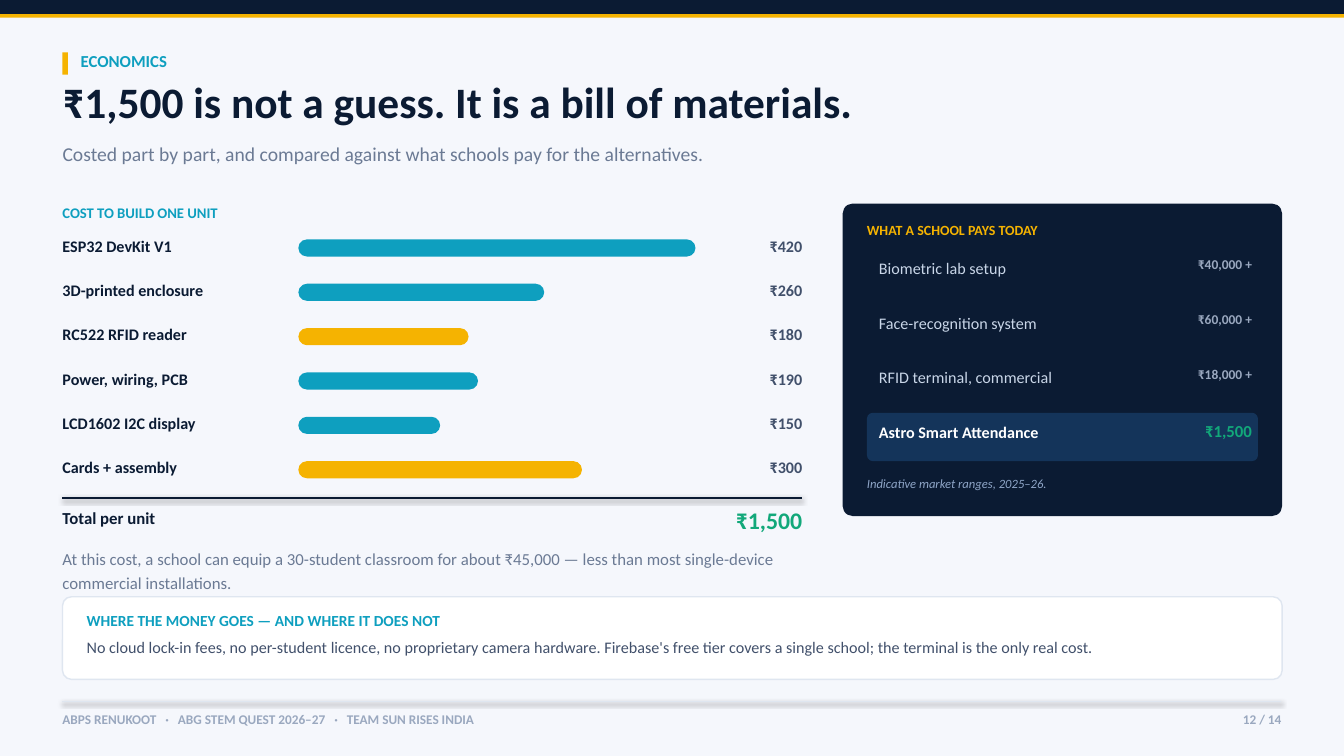
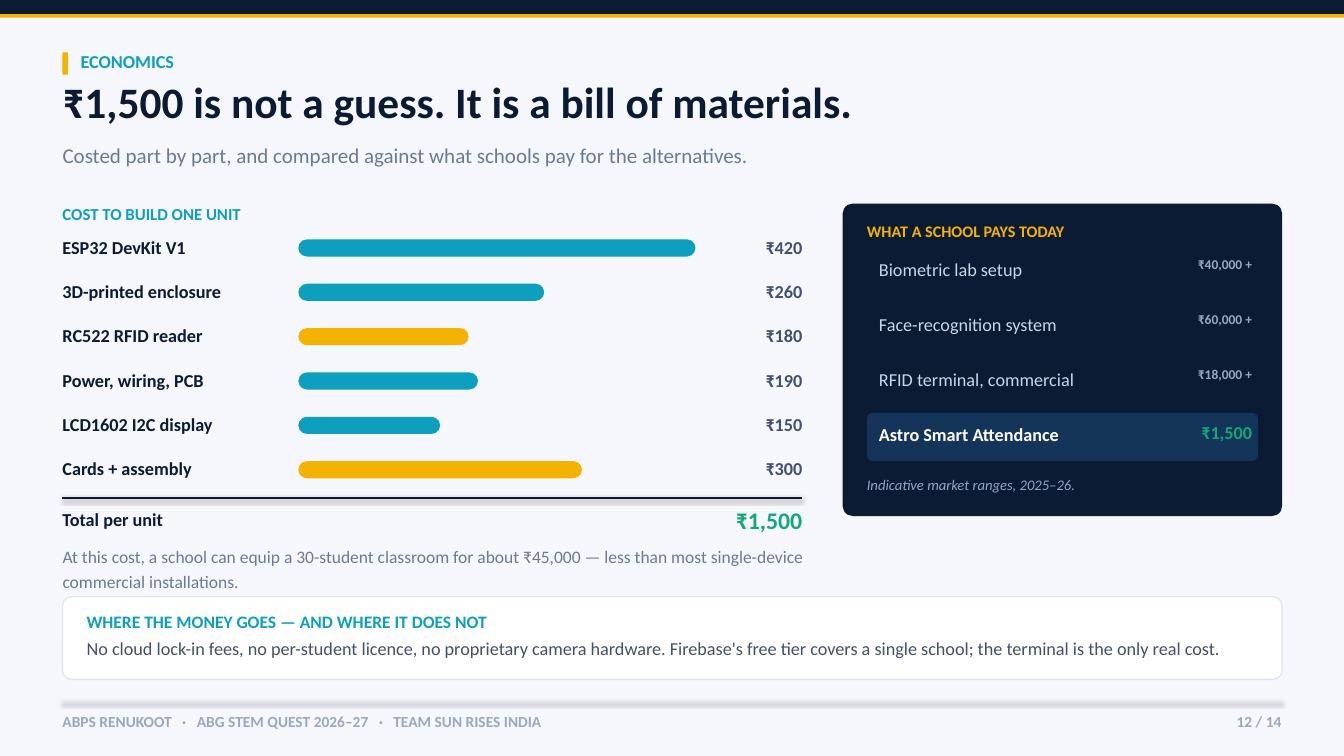
Before and after one commit to durgeshriyaconstruction-sketch/astro-smart-attendance, a slide deck: slide 12 of Astro_Smart_Attendance_Team_Sun_Rises_India.pptx. Drawn at 1344x756 pixels with LibreOffice and Linux fonts; fonts in the diff are those of the drawing. Boxes give left, top, right and bottom in pixels: in the first picture for what was removed or moved away, otherwise in the second. Text is boxed around its words. In the diff, an @@ line names an element or a change of style, - is before the commit and + after.

```diff
--- a/Astro_Smart_Attendance_Team_Sun_Rises_India.pptx
+++ b/Astro_Smart_Attendance_Team_Sun_Rises_India.pptx
@@ text "Costed part by part, and ..." at box(63, 148, 747, 167): size 14 to 15 pt @@
@@ text "COST TO BUILD ONE UNIT" at box(62, 209, 241, 220): size 10.5 to 12 pt @@
@@ text "WHAT A SCHOOL PAYS TODAY" at box(867, 226, 1064, 237): size 10 to 11.5 pt @@
@@ size 12 to 13 pt in 3 elements at box(81, 56, 174, 68), box(62, 513, 163, 529), box(1201, 427, 1252, 441) @@
@@ text "Indicative market ranges, 2025–26." at box(867, 480, 1075, 493): size 9 to 10.5 pt @@
@@ text "At this cost, a school ..." at box(63, 551, 803, 588): size 12 to 12.5 pt; line spacing 1.2 to 1.18 @@
@@ text "WHERE THE MONEY GOES — ..." at box(87, 616, 487, 628): size 11 to 12.5 pt @@
@@ size 11.5 to 13 pt in 17 elements at box(62, 241, 186, 254), box(766, 242, 803, 254), box(62, 285, 221, 301), box(766, 285, 803, 298), box(62, 329, 203, 342), box(766, 329, 803, 342), box(62, 374, 203, 390), box(766, 375, 803, 387), box(62, 418, 213, 434), box(766, 419, 803, 431), box(62, 462, 191, 478), box(766, 463, 803, 475), box(879, 263, 1022, 279), box(879, 318, 1057, 334), box(879, 373, 1074, 388), box(879, 428, 1059, 441), box(87, 642, 1220, 658) @@
@@ text "ABPS RENUKOOT · ABG STEM ..." at box(62, 716, 541, 729): size 9.5 to 11 pt @@
@@ text "12 / 14" at box(1237, 717, 1282, 727): size 9.5 to 11 pt @@
```
Also in this commit, not shown: 13 other slides changed, 3 other files.
